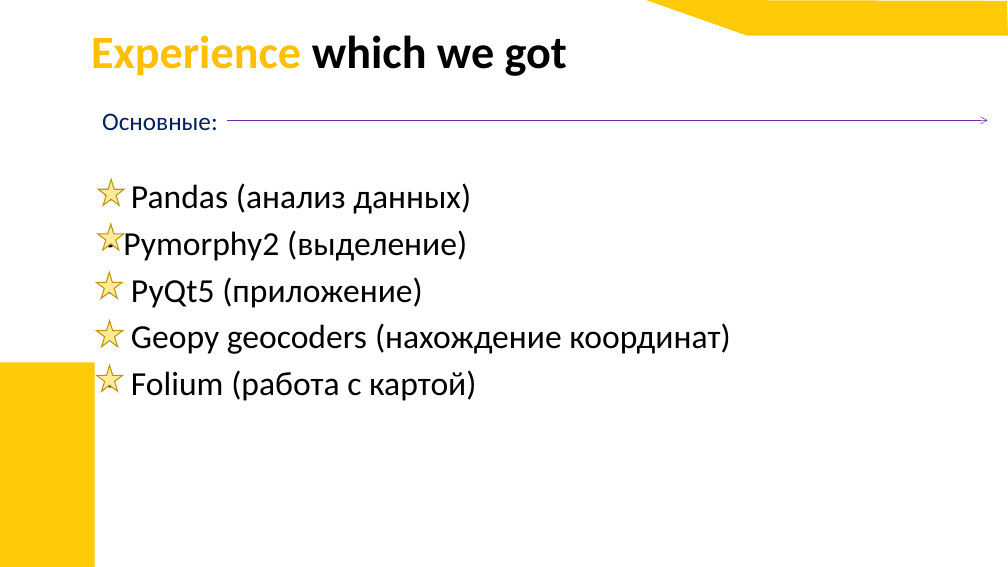
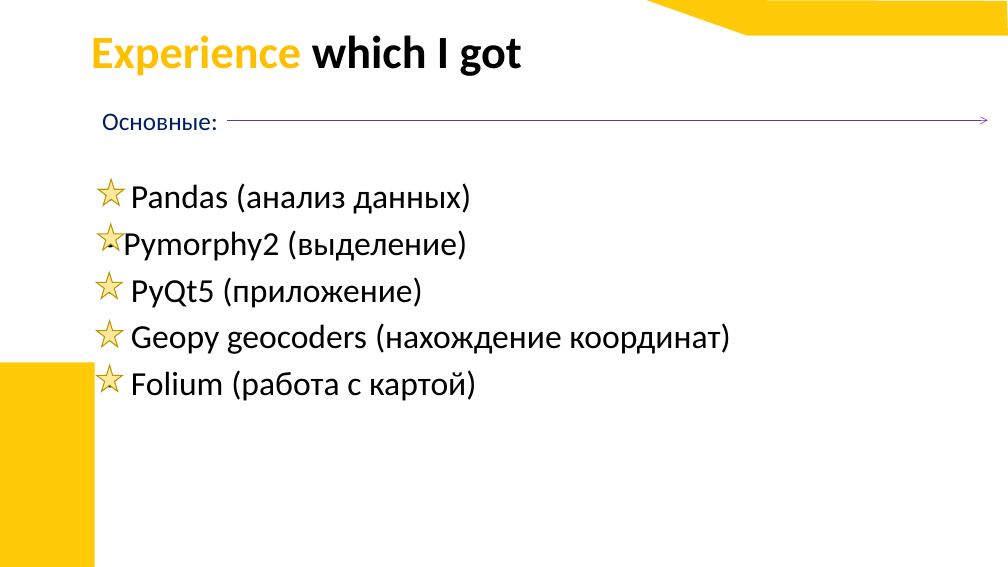
Before and after one commit to Vovadoes/Hackathon, a slide deck: slide 8 of stroitelniy-project_1.pptx. Drawn at 1008x567 pixels with LibreOffice and Linux fonts; fonts in the diff are those of the drawing; background and template pictures are left out. Boxes give left, top, right and bottom in pixels: in the first picture for what was removed or moved away, otherwise in the second. Text is boxed around its words. In the diff, an @@ line names an element or a change of style, - is before the commit and + after.

```diff
--- a/stroitelniy-project_1.pptx
+++ b/stroitelniy-project_1.pptx
@@ title at (x1=91, y1=35, x2=522, y2=76): text changed @@
-Experience which we got
+Experience which I got
```
Also in this commit, not shown: 2 other slides changed, 1 slide added, 1 other file.
